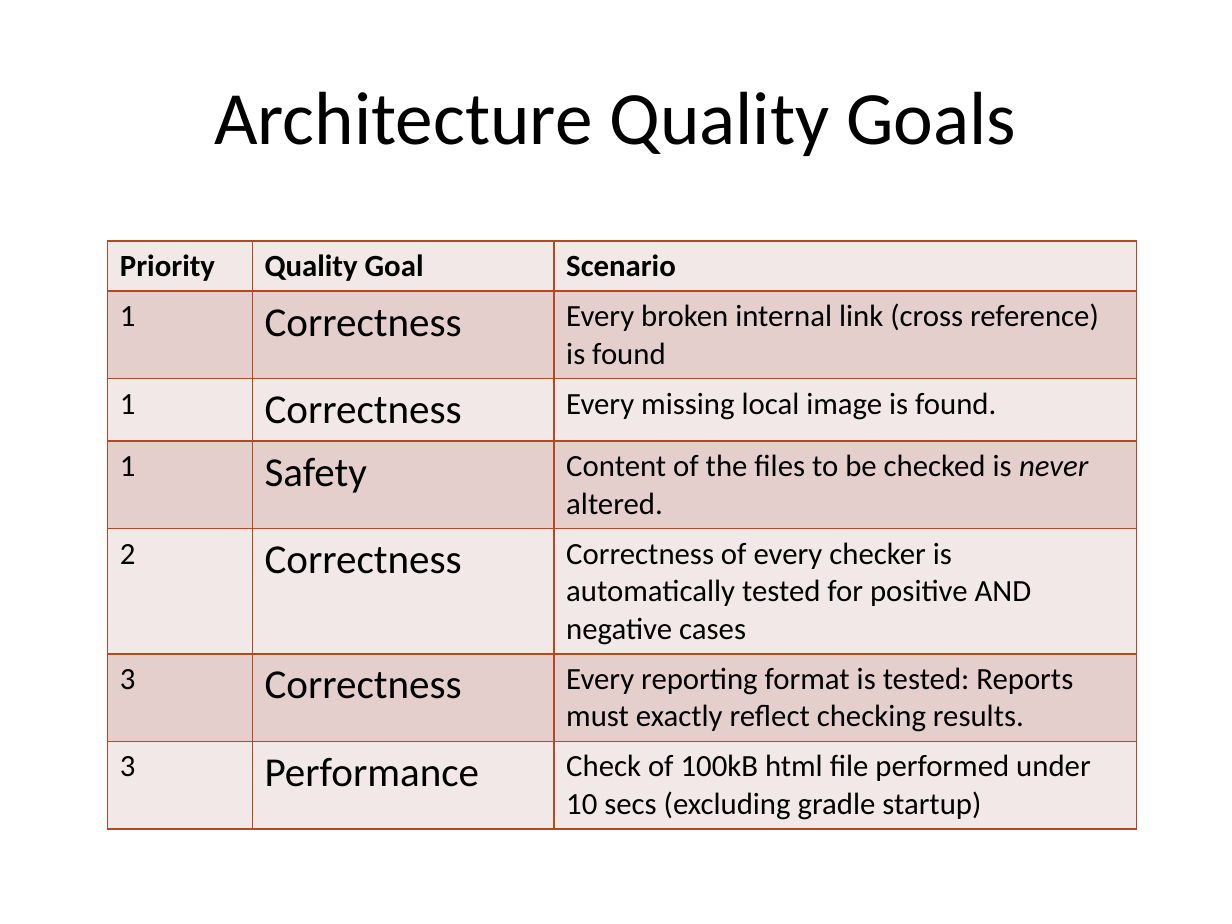
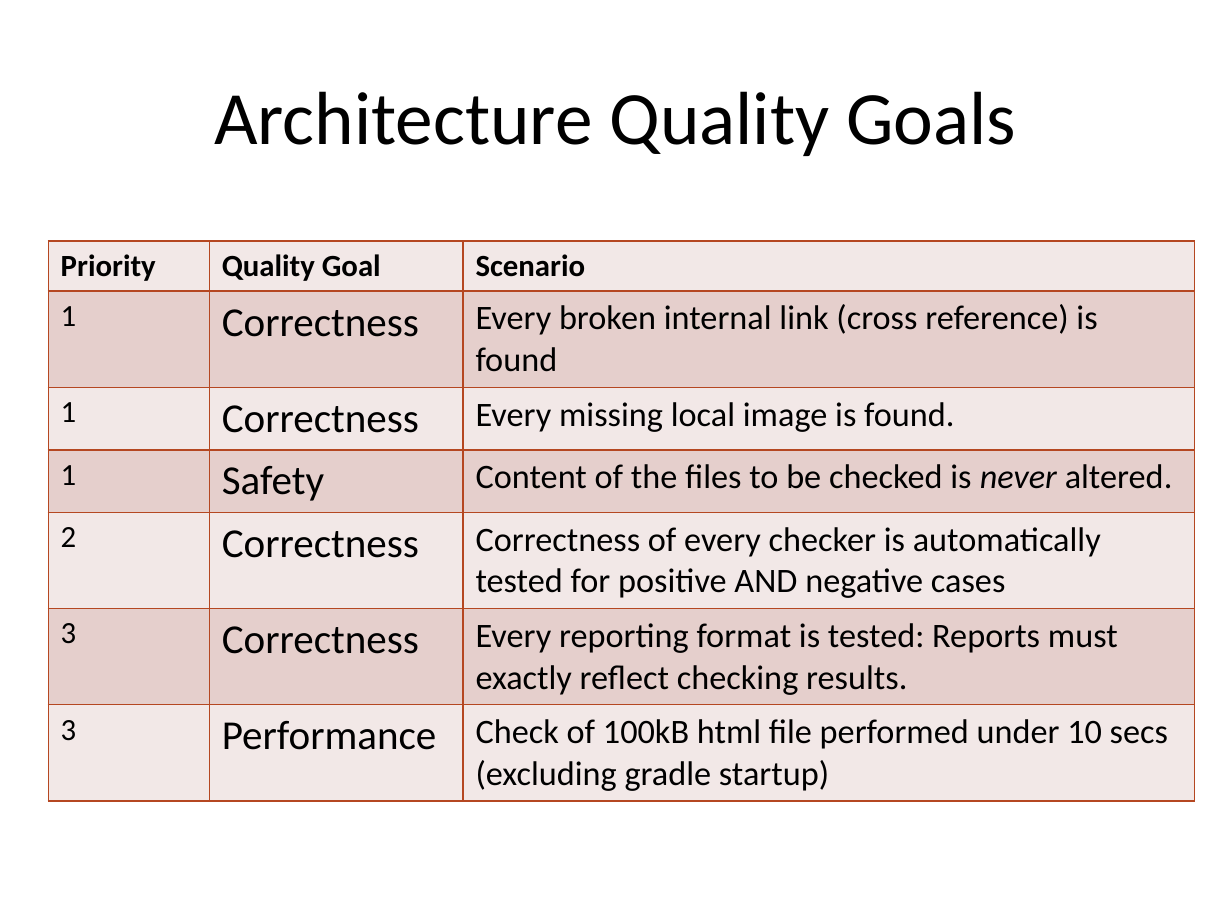
Before and after one commit to aim42/htmlSanityCheck, a slide deck: slide 9 of src/docs/presentation/HTMLSC-presentation.pptx. Drawn at 1232x924 pixels with LibreOffice and Linux fonts; fonts in the diff are those of the drawing. Boxes give left, top, right and bottom in pixels: in the first picture for what was removed or moved away, otherwise in the second. Text is boxed around its words. In the diff, an @@ line names an element or a change of style, - is before the commit and + after.

Commit message:
updated presentation

```diff
--- a/src/docs/presentation/HTMLSC-presentation.pptx
+++ b/src/docs/presentation/HTMLSC-presentation.pptx
@@ table at [48, 241, 1194, 795] @@
@@ size 18 to 20 pt in "Every broken internal link (cross reference) is ...", "Every missing local image is found.", "Content of the files to be checked ...", "Correctness of every checker is automatically tested ..." and 2 more places @@
@@ table: place and size @@
-table at [107, 241, 1136, 824]
+table at [48, 241, 1194, 795]
```
Also in this commit, not shown: 2 other slides changed, 1 slide added.
